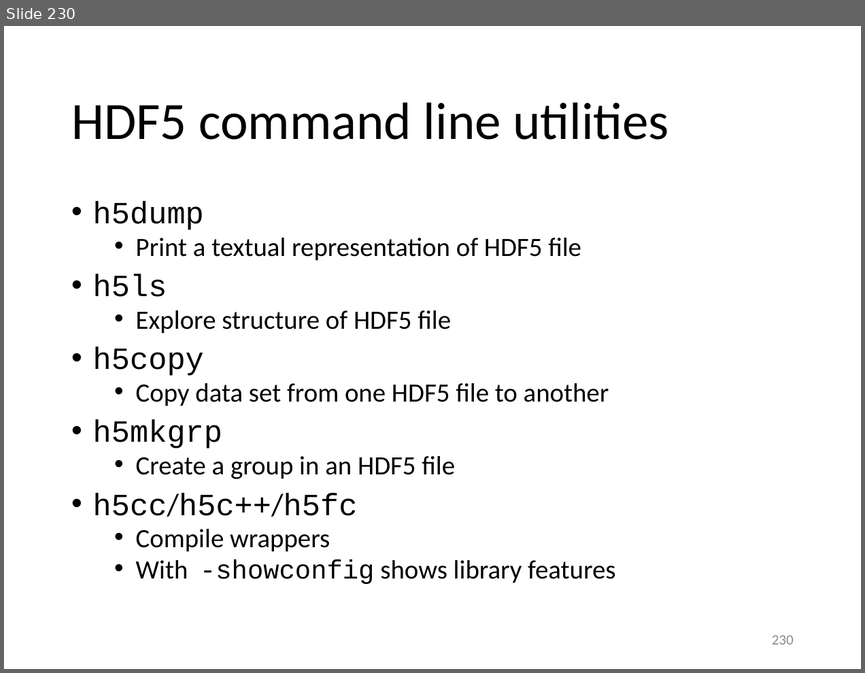
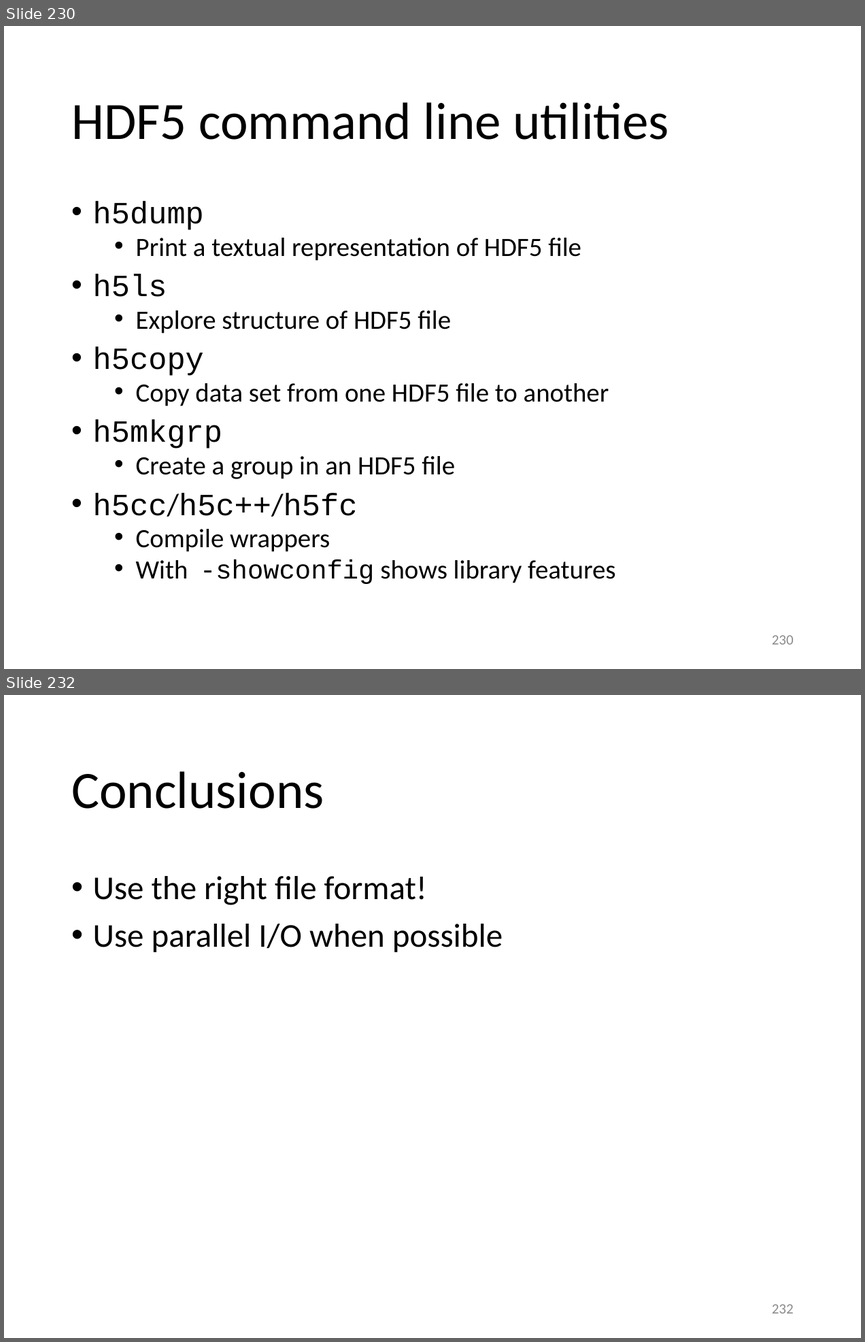
Before and after one commit to gjbex/Python-for-HPC, a slide deck: python_for_hpc.pptx. Shown one above the other, each under a label of ours: slide 230 before the commit, slides 230 and 232 after it; the slides between them are not shown. The pictures are 865x673 and 865x1342 pixels, drawn with LibreOffice and Linux fonts; fonts in the diff are those of the drawing. Boxes give left, top, right and bottom in pixels: in the first picture for what was removed or moved away, otherwise in the second. Text is boxed around its words. In the diff, an @@ line names an element or a change of style, - is before the commit and + after.

```diff
--- a/python_for_hpc.pptx
+++ b/python_for_hpc.pptx
@@ slide 232 added at bbox=[4, 695, 861, 1338], background #FFFFFF @@
@@ title added at bbox=[71, 771, 324, 809], 44 pt, text #000000 @@
+Conclusions
@@ text added at bbox=[93, 876, 502, 952], 28 pt, text #000000 @@
+• Use the right file format!
+• Use parallel I/O when possible
@@ page number added at bbox=[772, 1304, 793, 1313], 12 pt, text #8C8C8C @@
+232
```
Also in this commit, not shown: 1 slide changed, 1 other slide added.
